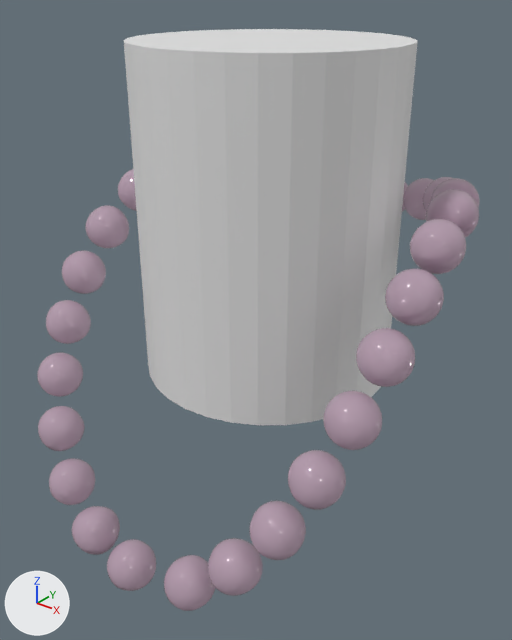
The glTF model public/models/necklace.glb as it was, and as the next commit left it.
Camera for both pictures: a camera (50 mm lens) standing at (2.33, -3.03, 1.2) and looking at (-0.01, -0.1, -0.62). Every picture has the same lights, and +X, +Y and +Z are marked at lower left. The picture after the commit comes second. Where no turn or scale is listed for an object, it has been applied to the vertices. Vertices at exactly the same position are counted once.

Names of what the first picture shows: 'lace', 'neck_helper'.
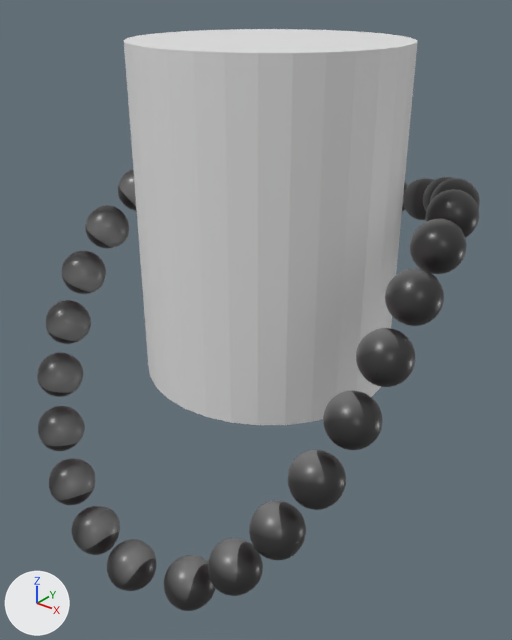
Scene script edits in JSON lines:
```json
{"op": "add", "block": "img_gem_roughness_bake", "code": ["img_gem_roughness_bake = load_image('Gem_Roughness_Bake', '_unpacked/Gem_Roughness_Bake', 1024, 1024, 'Non-Color')"]}
{"op": "add", "block": "img_gem_basecolor_bake", "code": ["img_gem_basecolor_bake = load_image('Gem_BaseColor_Bake', '_unpacked/Gem_BaseColor_Bake', 1024, 1024, 'sRGB')"]}
{"op": "add", "block": "img_gem_normal_bake", "code": ["img_gem_normal_bake = load_image('Gem_Normal_Bake', '_unpacked/Gem_Normal_Bake', 1024, 1024, 'Non-Color')"]}
{"block": "mat_colorable_gem", "change": "nodes: BsdfPrincipled, OutputMaterial"}
{"block": "mat_colorable_gem", "change": "colours: pale pink #e7c9df"}
{"block": "mat_colorable_gem", "change": "nodes: BsdfPrincipled, Math, NormalMap, OutputMaterial, SeparateColor, TexImage x3"}
{"block": "mat_colorable_gem", "change": "uses the picture img_gem_basecolor_bake"}
{"block": "mat_colorable_gem", "change": "uses the picture img_gem_normal_bake"}
{"block": "mat_colorable_gem", "change": "uses the picture img_gem_roughness_bake"}
{"block": "me_球體", "where": "me_球體.from_pydata(...)  # 13014 vertices, 25920 faces; spans x -1.16..1.16, y -1.33..1.34, z -1.81..0.22"}
{"block": "me_球體", "where": "# used by ob_lace; location = (0.0, 0.0, 0.0)"}
{"block": "me_球體", "change": "me_球體 part 1: texture (UV) coordinates of 25920 of 25920 faces, centred in x -1.16..1.16, y -1.32..1.34, z -1.81..0.22, changed; they spanned u 0.0..1.0, v 0.0..1.0 and now span u 0.0..1.0, v 0.0..0.7"}
```

What differs and where, as boxes (x1, y1, x2, y2) in the pictures (512 x 640 px):
```json
{"object": "lace", "change": "surface changed", "before": [37, 169, 480, 611], "after": [37, 169, 480, 611]}
```
